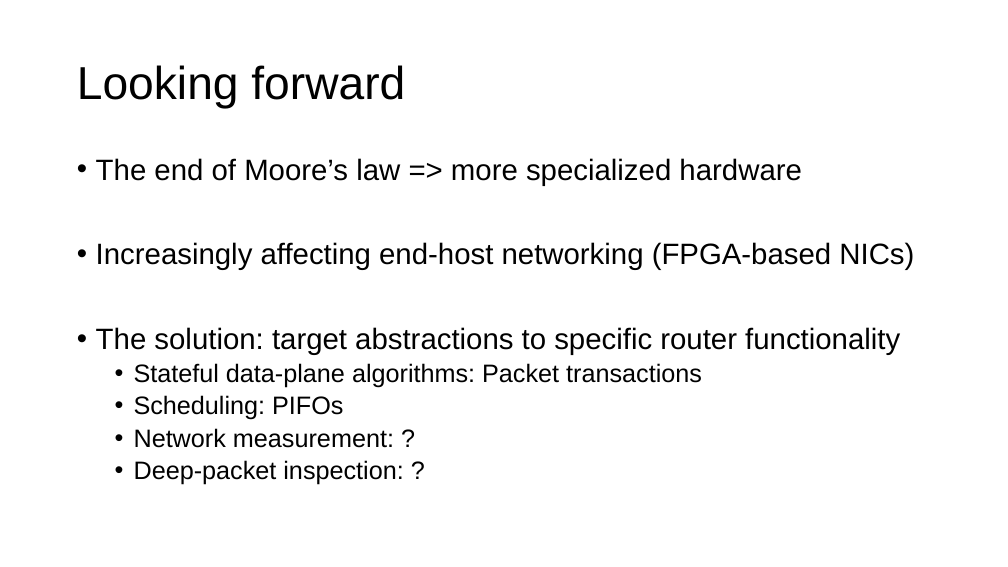
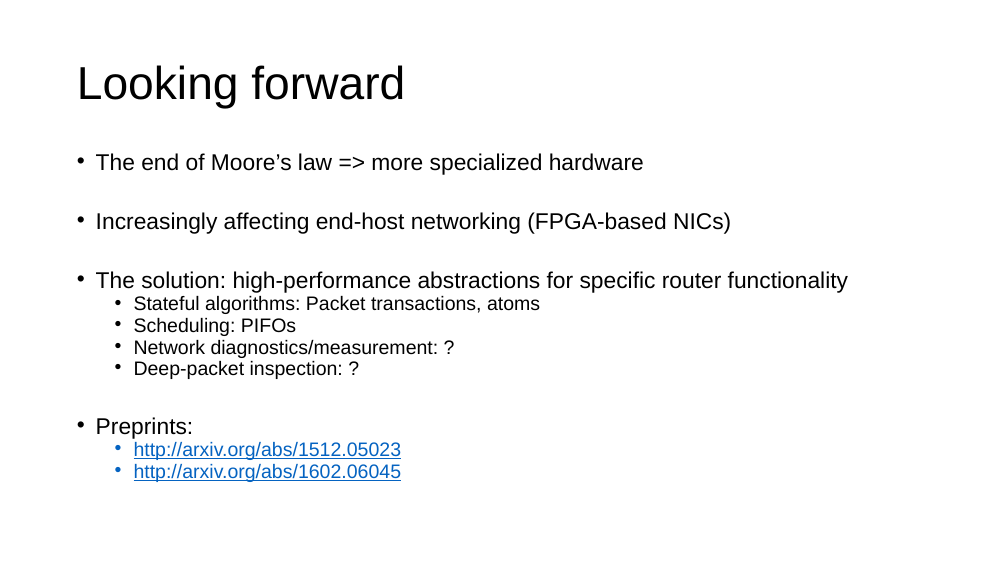
Before and after one commit to anirudhSK/pifo-domino-marple-ppts, a slide deck: slide 48 of domino_pifo.pptx (slide 52 before the commit). Drawn at 1008x567 pixels with LibreOffice and Linux fonts; fonts in the diff are those of the drawing. Boxes give left, top, right and bottom in pixels: in the first picture for what was removed or moved away, otherwise in the second. Text is boxed around its words. In the diff, an @@ line names an element or a change of style, - is before the commit and + after.

```diff
--- a/domino_pifo.pptx
+++ b/domino_pifo.pptx
@@ text at <box>96,153,731,379</box>: size 28 to 21.7 pt in "The end of Moore’s law => more ...", "Increasingly affecting end-host networking (FPGA-based NICs)"; size 24 to 18.6 pt in "Scheduling: PIFOs", "Deep-packet inspection: ?"; line spacing 0.9 to 0.7 @@
@@ text at <box>96,271,848,314</box>: text changed; size 28 to 21.7 pt @@
-• The solution: target abstractions to specific router functionality
-  • Stateful data-plane algorithms: Packet transactions
+• The solution: high-performance abstractions for specific router functionality
+  • Stateful algorithms: Packet transactions, atoms
@@ text at <box>134,340,439,358</box>: text changed; size 24 to 18.6 pt @@
-  • Network measurement: ?
+  • Network diagnostics/measurement: ?
@@ text at <box>96,417,402,482</box>: paragraphs added @@
+• Preprints:
+  • http://arxiv.org/abs/1512.05023
+  • http://arxiv.org/abs/1602.06045
```
Also in this commit, not shown: 54 other slides changed, 2 slides added, 1 slide removed.
